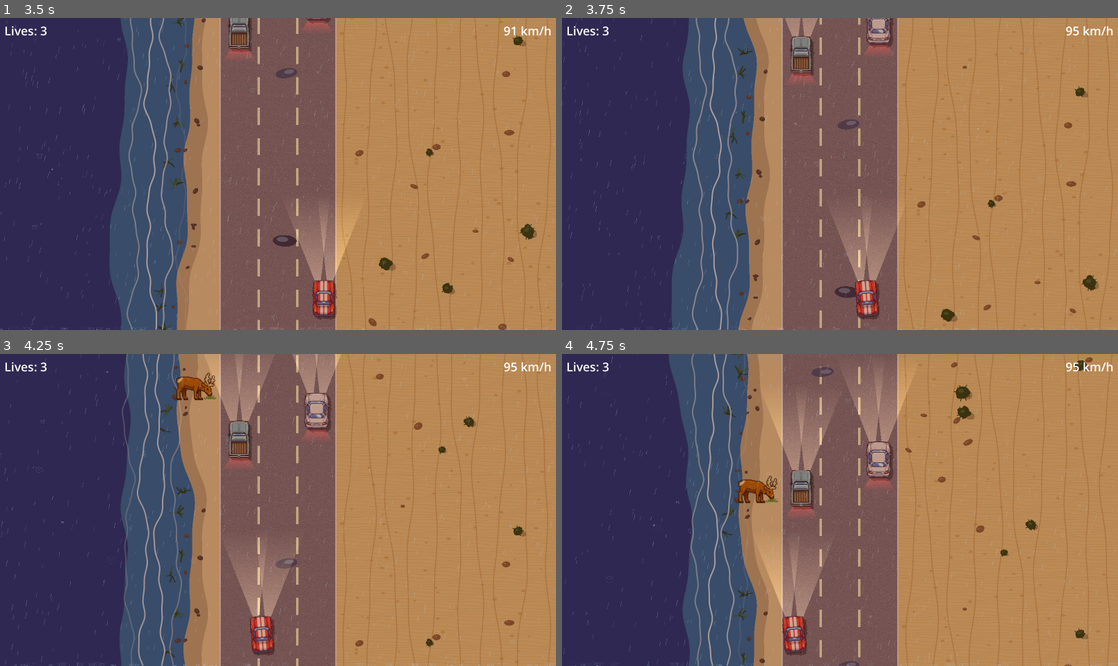
Above: before the commit, frames 1-4 (two rows, left to right).
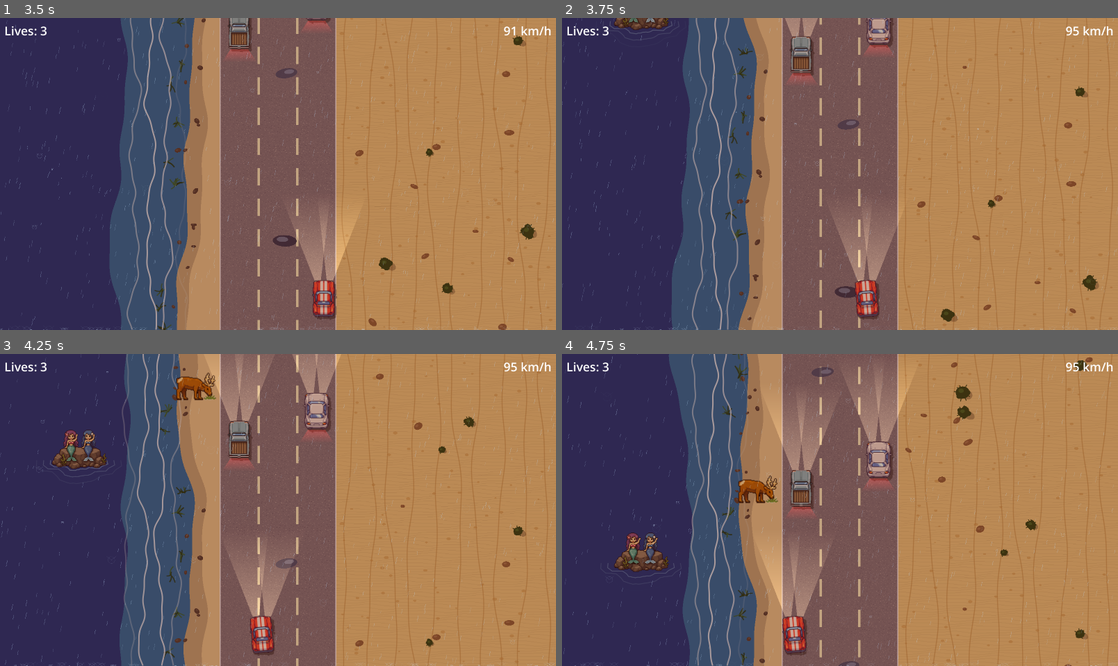
Above: after the commit, the same moments.

Repository: Antonio-Ingegnere/road-race
Game: Godot game, scene res://scenes/main.tscn
Two runs of this game, one before a commit and one after it. Both use one fixed random seed, a clock stepped at 60 frames per second and the inputs below.
Inputs:
- Up to frame 1 (3.5 s): tap Enter at 0.5 s; hold Right (ui_right) 0.53-1.28 s; hold Down (ui_down) 1.28-2.03 s; hold Right (ui_right) 2.03-2.78 s; hold Up (ui_up) from 2.78 s (still down)
- Up to frame 2 (3.75 s): release Up (ui_up) at 3.53 s; hold Left (ui_left) from 3.53 s (still down)
- Up to frame 3 (4.25 s): keep holding Left (ui_left)
- Up to frame 4 (4.75 s): keep holding Left (ui_left)

Frame 1 is identical in both runs. In frame 2, 0.3% of the frame differs, in the area x 7-20%, y 0-8%; in frame 3, 0.8%, in the area x 7-21%, y 24-40%; in frame 4, 0.8%.

Commit message:
Add mermaids to ocean landscape: night-only, rock-contour ripples
Mermaids appear in the deep-water zone when the seashore landscape is
active and the day-night cycle is past the dark threshold. Each mermaid
animates a 5-frame sprite and emits three continuously expanding ripple
rings whose shape is derived from a ray-cast of the rock's pixel outline,
so each ring originates at the rock's waterline perimeter and expands
outward preserving the irregular contour.

Co-Authored-By: Claude Sonnet 4.6 <noreply@anthropic.com>

Diff:
--- a/scenes/main.tscn
+++ b/scenes/main.tscn
@@ -13,6 +13,7 @@
 [ext_resource type="Script" uid="uid://dtxqg0hr8vgp" path="res://scripts/settings_menu.gd" id="11_settingsscr"]
 [ext_resource type="Script" uid="uid://bcekgfmeohlkj" path="res://scripts/cat_manager.gd" id="12_catscr"]
 [ext_resource type="Script" uid="uid://dhu225c7q1ijv" path="res://scripts/police_manager.gd" id="13_policescr"]
+[ext_resource type="Script" path="res://scripts/mermaid_manager.gd" id="14_mermaidscr"]
 
 [node name="Main" type="Node2D" unique_id=722060991]
 script = ExtResource("1_mainscr")
@@ -25,6 +26,9 @@
 
 [node name="ElkManager" type="Node2D" parent="." unique_id=999111000]
 script = ExtResource("10_elkscr")
+
+[node name="MermaidManager" type="Node2D" parent="." unique_id=100200300]
+script = ExtResource("14_mermaidscr")
 
 [node name="CatManager" type="Node2D" parent="." unique_id=222444666]
 script = ExtResource("12_catscr")
--- a/scripts/main.gd
+++ b/scripts/main.gd
@@ -74,6 +74,7 @@
 		$ElkManager.set_process(false)
 		$CatManager.set_process(false)
 		$PoliceManager.set_process(false)
+		$MermaidManager.set_process(false)
 		$GameOverlay.visible = true
 	else:
 		_blink_timer = BLINK_DURATION
--- /dev/null
+++ b/scripts/mermaid_manager.gd
@@ -0,0 +1,151 @@
+extends Node2D
+
+const FRAME_W      := 128
+const FRAME_H      := 128
+const FRAME_COUNT  := 5
+const MERMAID_SCALE := 1.5
+const ANIM_FPS     := 6.0
+
+const ROAD_LEFT       := 760.0
+const ROAD_WIDTH      := 400.0
+const SEA_SAND_W      := 120.0
+const SEA_WAVE_ZONE_W := 220.0
+
+const RIPPLE_MAX_RADIUS := 72.0
+const RIPPLE_EXPAND_SPD := 32.0  # px/s
+const RIPPLE_COUNT      := 3     # simultaneous rings, evenly spaced
+
+# Rock surface distances from ripple origin (pos + (0,38)), ray-cast per direction.
+# Covers the full bottom half θ = 0° to 180° in 25 steps (every 7.5°).
+# Each ring originates here and expands outward by the current expansion amount.
+const ROCK_ARC_FIRST_IDX := 0    # index in the N=48 full-circle grid
+const ROCK_ARC_N         := 25   # number of arc points (i=0..24 inclusive)
+const ROCK_BASE_R: Array = [
+	88.00, 92.00, 74.00, 67.50, 46.00, 35.00, 33.00, 31.00,
+	28.50, 25.00, 24.00, 23.00, 24.50, 26.00, 27.00, 31.50,
+	33.50, 36.50, 41.00, 40.00, 42.50, 48.00, 82.00, 95.00, 92.50,
+]
+
+const SPAWN_INTERVAL     := 3.5
+const DARK_THRESHOLD     := 0.25
+const LANDSCAPE_SEASHORE := 1
+
+var _tex:         Texture2D
+var _mermaids:    Array = []
+var _spawn_timer: float = 0.0
+var _car:         Node2D
+var _road:        Node2D
+var _day_night:   Node
+
+
+func _ready() -> void:
+	_car       = get_parent().get_node("Car")
+	_road      = get_parent().get_node("Road")
+	_day_night = get_parent().get_node("DayNight")
+	_tex       = load("res://assets/Mermaids_animated-Sheet.png")
+
+
+func _process(delta: float) -> void:
+	var road_scroll: float = _car.speed_kmh * _car.KMH_TO_PXS * delta
+	var screen_h: float = get_viewport_rect().size.y
+
+	for m in _mermaids:
+		m["pos"].y += road_scroll
+		m["anim_timer"] += delta
+		if m["anim_timer"] >= 1.0 / ANIM_FPS:
+			m["anim_timer"] -= 1.0 / ANIM_FPS
+			m["frame"] = (m["frame"] + 1) % FRAME_COUNT
+		m["ripple_phase"] = fmod(
+			m["ripple_phase"] + RIPPLE_EXPAND_SPD * delta, RIPPLE_MAX_RADIUS)
+
+	var half_h: float = FRAME_H * MERMAID_SCALE * 0.5
+	_mermaids = _mermaids.filter(func(m) -> bool: return m["pos"].y < screen_h + half_h)
+
+	if _is_dark() and _ocean_visible():
+		_spawn_timer += delta
+		if _spawn_timer >= SPAWN_INTERVAL:
+			_spawn_timer = 0.0
+			_spawn()
+
+	queue_redraw()
+
+
+func _is_dark() -> bool:
+	return _day_night.intensity >= DARK_THRESHOLD
+
+
+func _ocean_visible() -> bool:
+	return _road.landscape_left == LANDSCAPE_SEASHORE \
+		or _road.landscape_right == LANDSCAPE_SEASHORE
+
+
+func _spawn() -> void:
+	var size := get_viewport_rect().size
+	var half_w: float = FRAME_W * MERMAID_SCALE * 0.5
+
+	var left_ok:  bool = _road.landscape_left  == LANDSCAPE_SEASHORE
+	var right_ok: bool = _road.landscape_right == LANDSCAPE_SEASHORE
+
+	var right_x_min := ROAD_LEFT + ROAD_WIDTH + SEA_SAND_W + SEA_WAVE_ZONE_W + half_w + 10.0
+	if right_x_min + half_w >= size.x - 10.0:
+		right_ok = false
+
+	var sides: Array = []
+	if left_ok:
+		sides.append(0)
+	if right_ok:
+		sides.append(1)
+	if sides.is_empty():
+		return
+
+	var side: int = sides[randi() % sides.size()]
+	var x: float
+	if side == 0:
+		var x_min := half_w + 10.0
+		var x_max := ROAD_LEFT - SEA_SAND_W - SEA_WAVE_ZONE_W - half_w - 10.0
+		if x_max <= x_min:
+			return
+		x = randf_range(x_min, x_max)
+	else:
+		x = randf_range(right_x_min, size.x - half_w - 10.0)
+
+	_mermaids.append({
+		"pos":          Vector2(x, -FRAME_H * MERMAID_SCALE),
+		"frame":        randi() % FRAME_COUNT,
+		"anim_timer":   0.0,
+		"ripple_phase": randf_range(0.0, RIPPLE_MAX_RADIUS),
+	})
+
+
+func _draw() -> void:
+	if not _is_dark():
+		return
+
+	var hw := FRAME_W * 0.5
+	var hh := FRAME_H * 0.5
+
+	# Ripples behind sprites — no transform, absolute screen coords
+	for m in _mermaids:
+		var rp: Vector2 = m["pos"] + Vector2(0.0, 38.0)
+		var step: float = RIPPLE_MAX_RADIUS / RIPPLE_COUNT
+		for i in range(RIPPLE_COUNT):
+			var radius: float = fmod(m["ripple_phase"] + i * step, RIPPLE_MAX_RADIUS)
+			var t: float = radius / RIPPLE_MAX_RADIUS
+			var alpha: float = (1.0 - t) * 0.55
+			var pts := PackedVector2Array()
+			for j in range(ROCK_ARC_N):
+				var theta: float = (ROCK_ARC_FIRST_IDX + j) * TAU / 48.0
+				var dist: float = ROCK_BASE_R[j] + radius
+				pts.append(rp + Vector2(cos(theta) * dist, sin(theta) * dist))
+			draw_polyline(pts, Color(0.55, 0.78, 0.92, alpha), 1.5, true)
+
+	# Sprites on top
+	for m in _mermaids:
+		draw_set_transform(m["pos"], 0.0, Vector2(MERMAID_SCALE, MERMAID_SCALE))
+		draw_texture_rect_region(
+			_tex,
+			Rect2(-hw, -hh, FRAME_W, FRAME_H),
+			Rect2(m["frame"] * FRAME_W, 0, FRAME_W, FRAME_H)
+		)
+
+	draw_set_transform(Vector2.ZERO)
Binary file added: assets/Mermaids_animated-Sheet.png
Not shown, added: assets/Mermaids_animated-Sheet.png.import
Not shown, added: scripts/mermaid_manager.gd.uid
